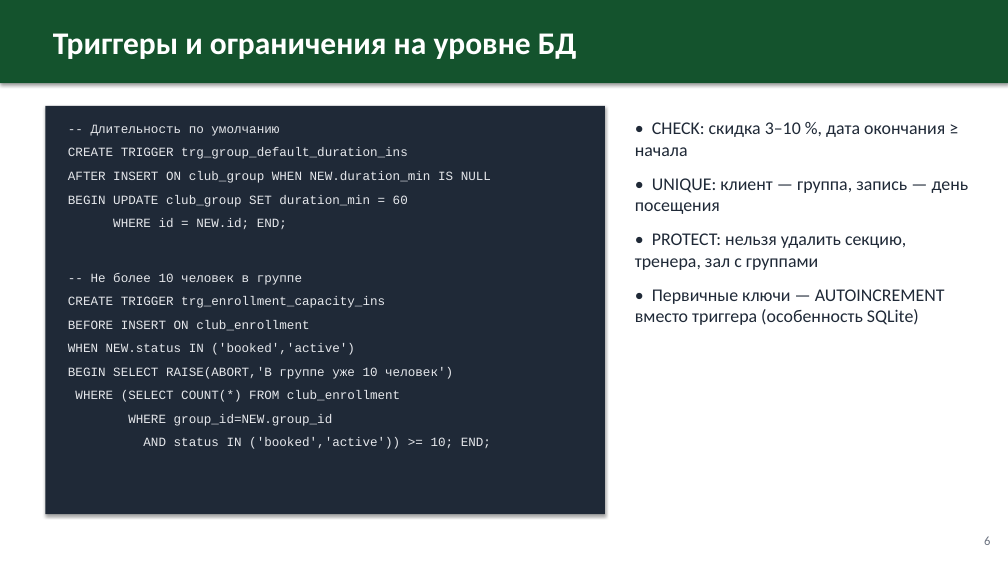
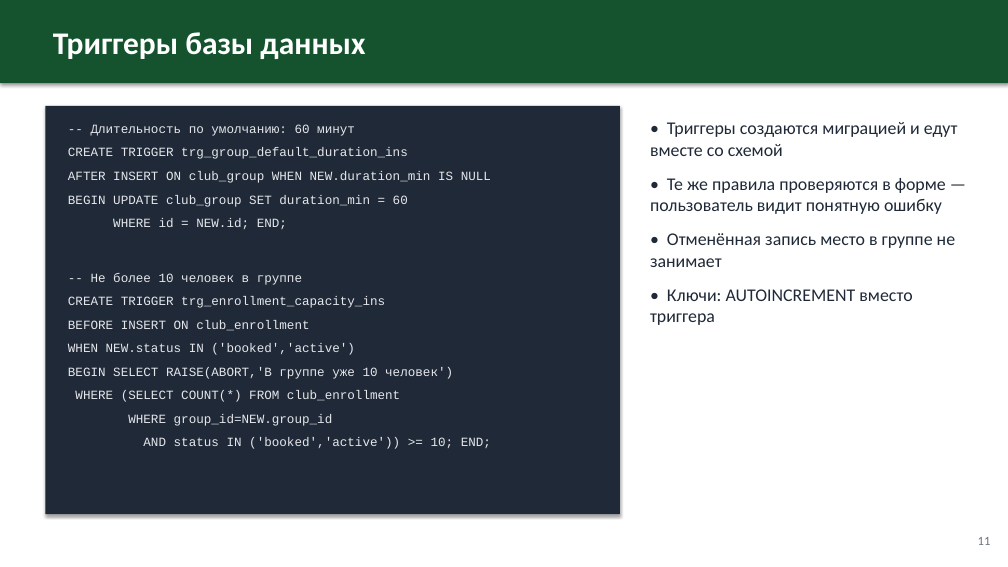
Before and after one commit to Uzalov-Gamid/sport-club, a slide deck: slide 11 of docs/Презентация_Спортивный_клуб.pptx (slide 6 before the commit). Drawn at 1008x567 pixels with LibreOffice and Linux fonts; fonts in the diff are those of the drawing. Boxes give left, top, right and bottom in pixels: in the first picture for what was removed or moved away, otherwise in the second. Text is boxed around its words. In the diff, an @@ line names an element or a change of style, - is before the commit and + after.

```diff
--- a/docs/Презентация_Спортивный_клуб.pptx
+++ b/docs/Презентация_Спортивный_клуб.pptx
@@ text at [53,32,365,59]: text changed @@
-Триггеры и ограничения на уровне БД
+Триггеры базы данных
@@ rectangle: place and size @@
-rectangle at [45,106,605,514]
+rectangle at [45,106,620,514]
@@ text at [91,124,355,136]: text changed @@
--- Длительность по умолчанию
+-- Длительность по умолчанию: 60 минут
@@ text at [650,122,957,325]: text changed @@
-• CHECK: скидка 3–10 %, дата окончания ≥ начала
-• UNIQUE: клиент — группа, запись — день посещения
-• PROTECT: нельзя удалить секцию, тренера, зал с группами
-• Первичные ключи — AUTOINCREMENT вместо триггера (особенность SQLite)
+• Триггеры создаются миграцией и едут вместе со схемой
+• Те же правила проверяются в форме — пользователь видит понятную ошибку
+• Отменённая запись место в группе не занимает
+• Ключи: AUTOINCREMENT вместо триггера
@@ text at [978,537,991,545]: text changed @@
-6
+11
```
Also in this commit, not shown: 8 other slides changed, 17 slides added, 5 slides removed.
